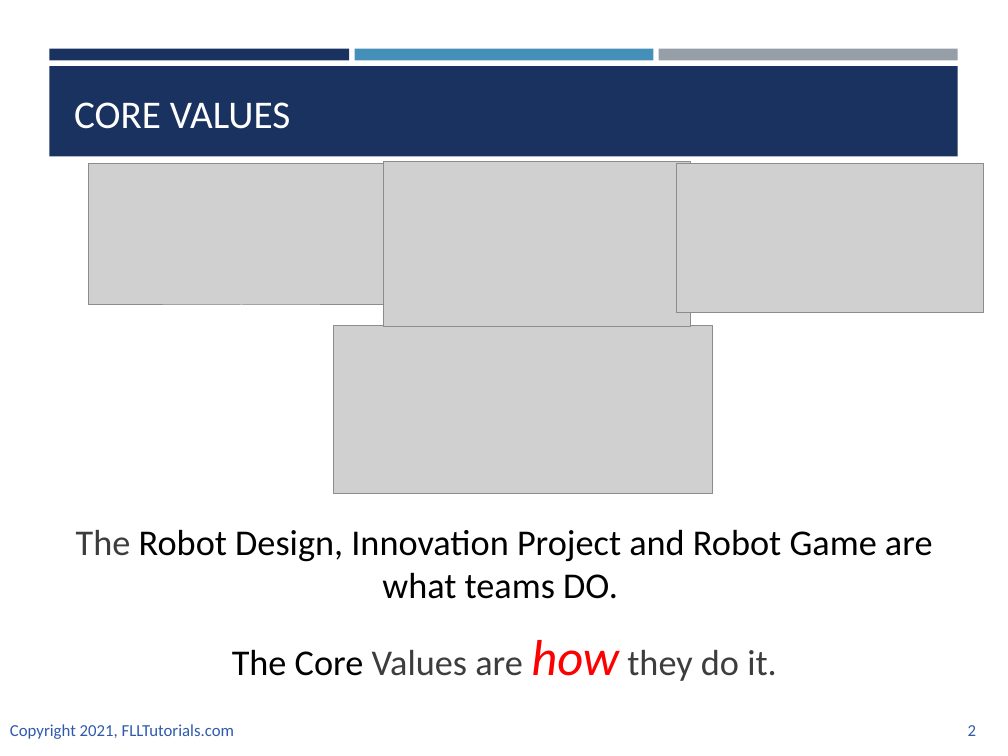
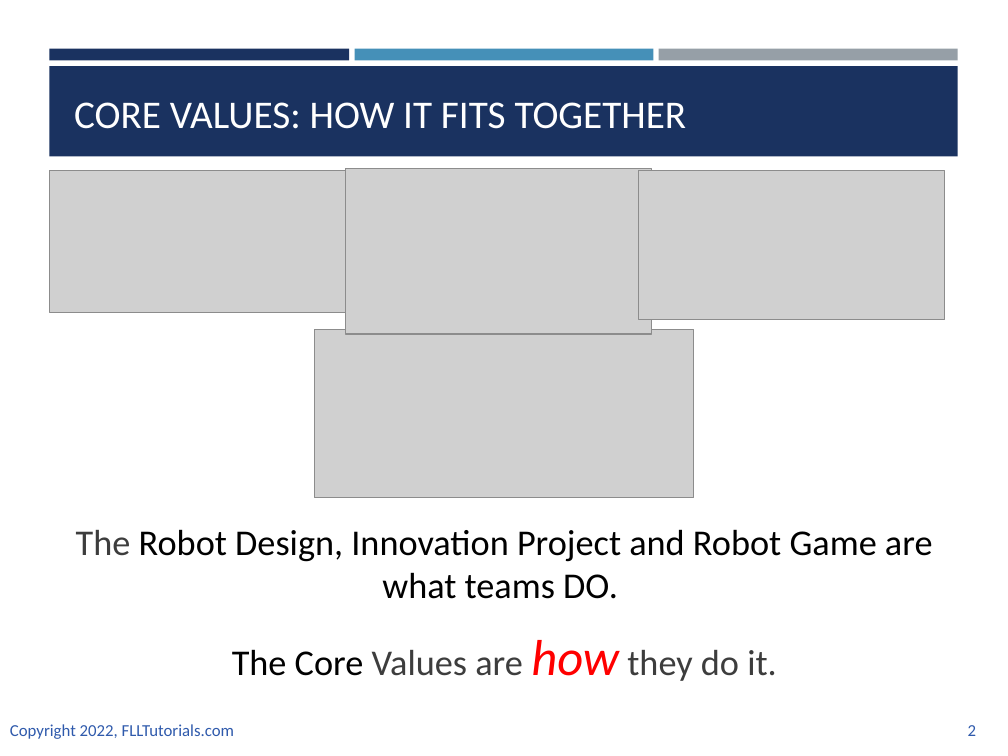
Before and after one commit to ev3lessons/FLL-Tutorials, a slide deck: slide 2 of translations/en-us/CoreValues/IntroductiontoCV.pptx. Drawn at 1008x756 pixels with LibreOffice and Linux fonts; fonts in the diff are those of the drawing; grey boxes stand for pictures. Boxes give left, top, right and bottom in pixels: in the first picture for what was removed or moved away, otherwise in the second. Text is boxed around its words. In the diff, an @@ line names an element or a change of style, - is before the commit and + after.

```diff
--- a/translations/en-us/CoreValues/IntroductiontoCV.pptx
+++ b/translations/en-us/CoreValues/IntroductiontoCV.pptx
@@ title at bbox=[74, 102, 687, 129]: text changed @@
-CORE VALUES
+CORE VALUES: HOW IT FITS TOGETHER
@@ 3 pictures: place and size @@
-3 pictures at bbox=[88, 161, 983, 327]
+3 pictures at bbox=[49, 168, 944, 334]
@@ picture: place and size @@
-picture at bbox=[334, 326, 713, 494]
+picture at bbox=[314, 330, 694, 498]
@@ text at bbox=[10, 724, 234, 739]: text changed @@
-Copyright 2021, FLLTutorials.com
+Copyright 2022, FLLTutorials.com
```
Also in this commit, not shown: 8 other slides changed, 1 slide added, 1 slide removed, 4 other files.
